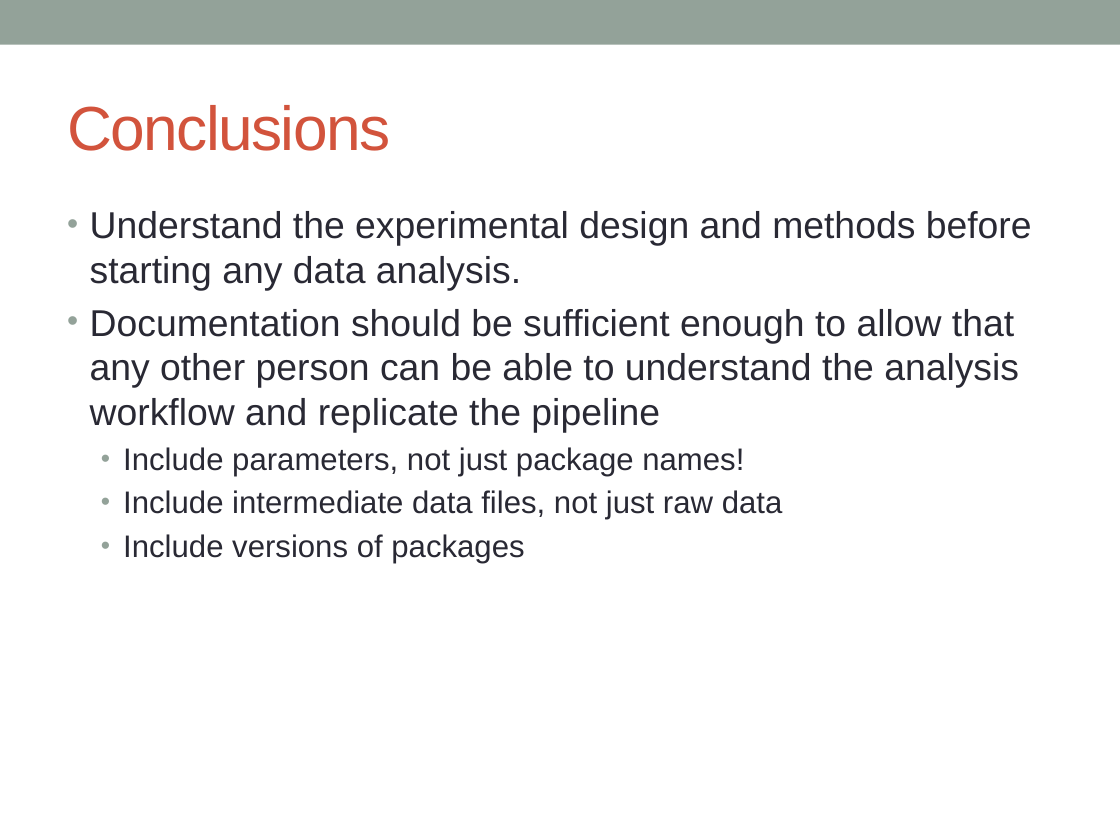
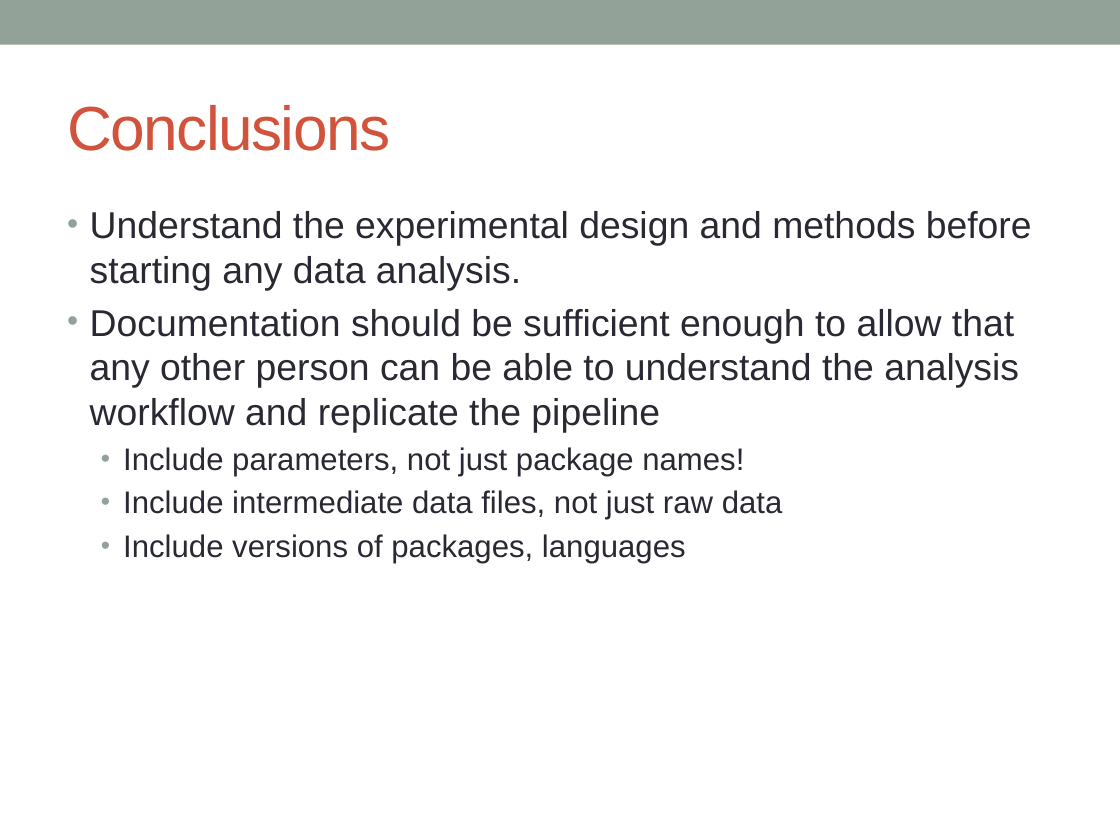
Before and after one commit to katholan/BCB546X-Spring2017_Valerin_final_project, a slide deck: slide 28 of asparagus.pptx. Drawn at 1120x840 pixels with LibreOffice and Linux fonts; fonts in the diff are those of the drawing. Boxes give left, top, right and bottom in pixels: in the first picture for what was removed or moved away, otherwise in the second. Text is boxed around its words. In the diff, an @@ line names an element or a change of style, - is before the commit and + after.

```diff
--- a/asparagus.pptx
+++ b/asparagus.pptx
@@ text at <box>123,534,686,563</box>: text changed @@
-  • Include versions of packages
+  • Include versions of packages, languages
```
Also in this commit, not shown: 5 other slides changed, 2 other files.
